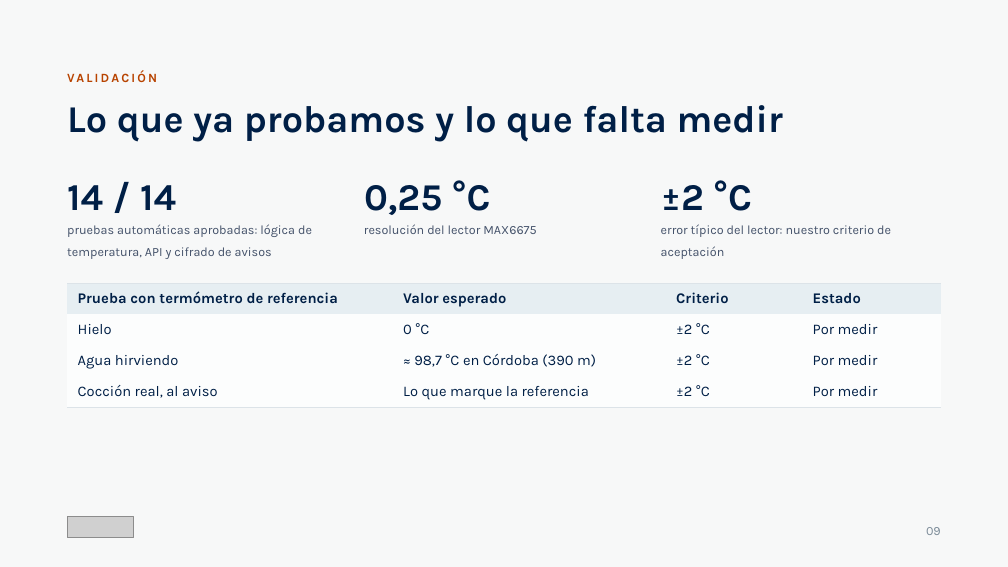
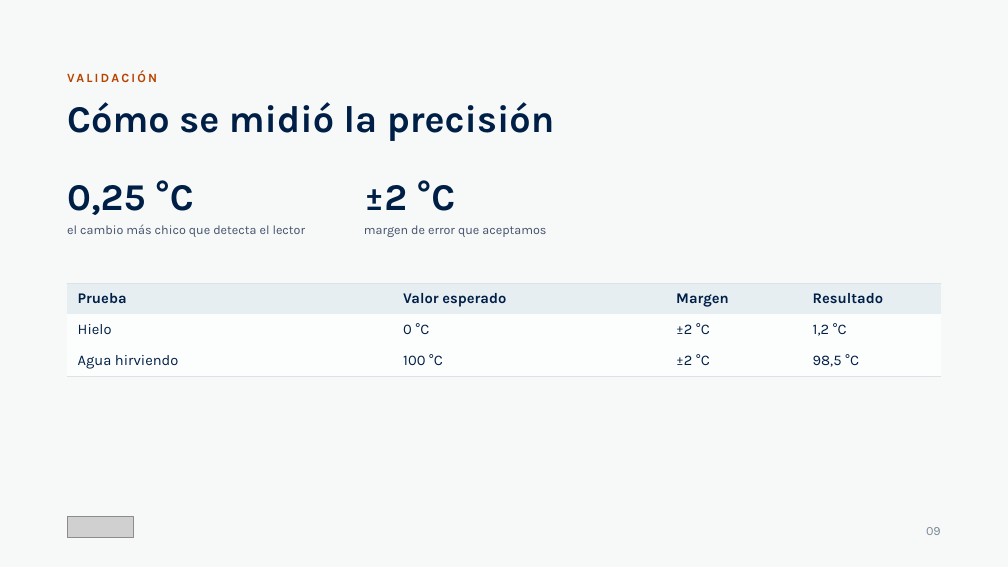
Before and after one commit to Code7C26/TermaLab, a slide deck: slide 9 of entregables/Pitch_Final_TermaLab.pptx. Drawn at 1008x567 pixels with LibreOffice and Linux fonts; fonts in the diff are those of the drawing; grey boxes stand for pictures. Boxes give left, top, right and bottom in pixels: in the first picture for what was removed or moved away, otherwise in the second. Text is boxed around its words. In the diff, an @@ line names an element or a change of style, - is before the commit and + after.

```diff
--- a/entregables/Pitch_Final_TermaLab.pptx
+++ b/entregables/Pitch_Final_TermaLab.pptx
@@ text at (67, 102, 554, 141): text changed @@
-Lo que ya probamos y lo que falta medir
+Cómo se midió la precisión
@@ text "0,25 °C": place and size @@
-text "0,25 °C" at (364, 180, 491, 215)
+text "0,25 °C" at (67, 180, 194, 215)
@@ text "±2 °C": place and size @@
-text "±2 °C" at (661, 180, 752, 211)
+text "±2 °C" at (364, 180, 456, 211)
@@ text removed at (67, 185, 176, 210) @@
-14 / 14
@@ text at (67, 224, 306, 237): text changed @@
-pruebas automáticas aprobadas: lógica de temperatura, API y cifrado de avisos
+el cambio más chico que detecta el lector
@@ text at (364, 225, 546, 237): text changed @@
-resolución del lector MAX6675
+margen de error que aceptamos
@@ text removed at (661, 224, 891, 259) @@
-error típico del lector: nuestro criterio de aceptación
@@ table at (67, 284, 941, 377) @@
-row 1: Prueba con termómetro de referencia | Valor esperado | Criterio | Estado
-row 2: Hielo | 0 °C | ±2 °C | Por medir
-row 3: Agua hirviendo | ≈ 98,7 °C en Córdoba (390 m) | ±2 °C | Por medir
-row 4: Cocción real, al aviso | Lo que marque la referencia | ±2 °C | Por medir
+row 1: Prueba | Valor esperado | Margen | Resultado
+row 2: Hielo | 0 °C | ±2 °C | 1,2 °C
+row 3: Agua hirviendo | 100 °C | ±2 °C | 98,5 °C
```
Also in this commit, not shown: 2 other slides changed, 5 other files.
